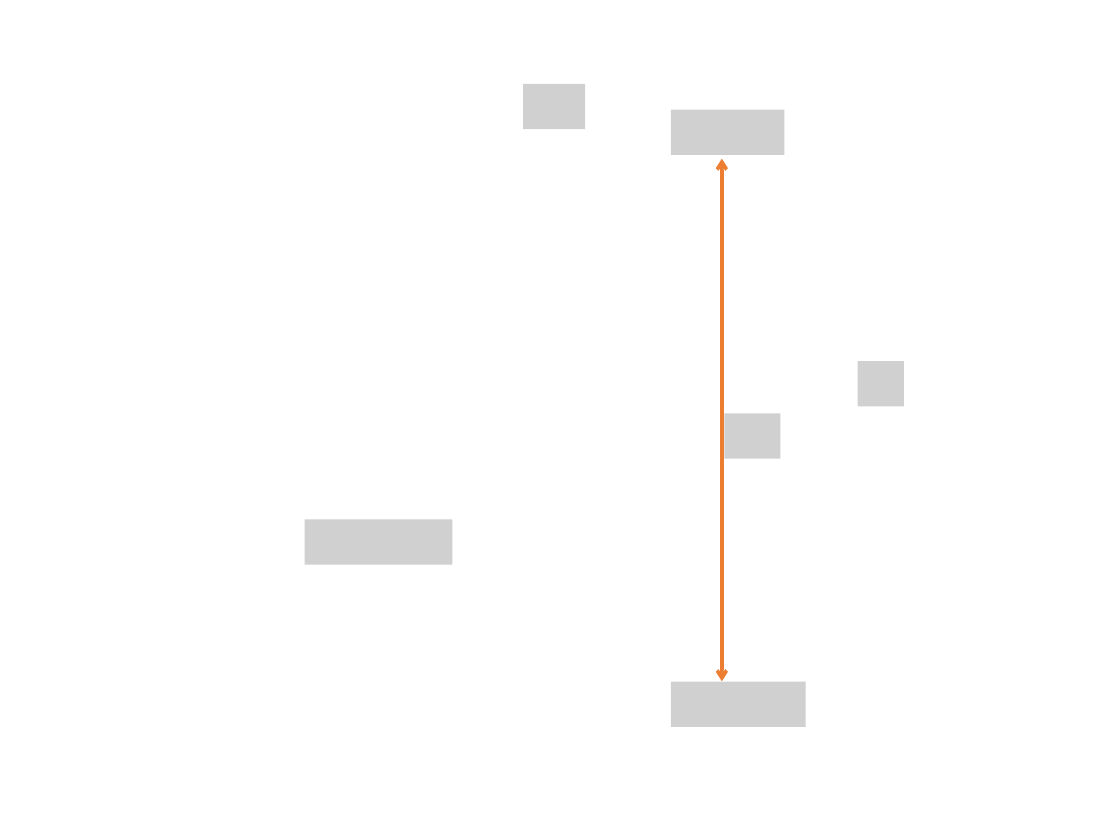
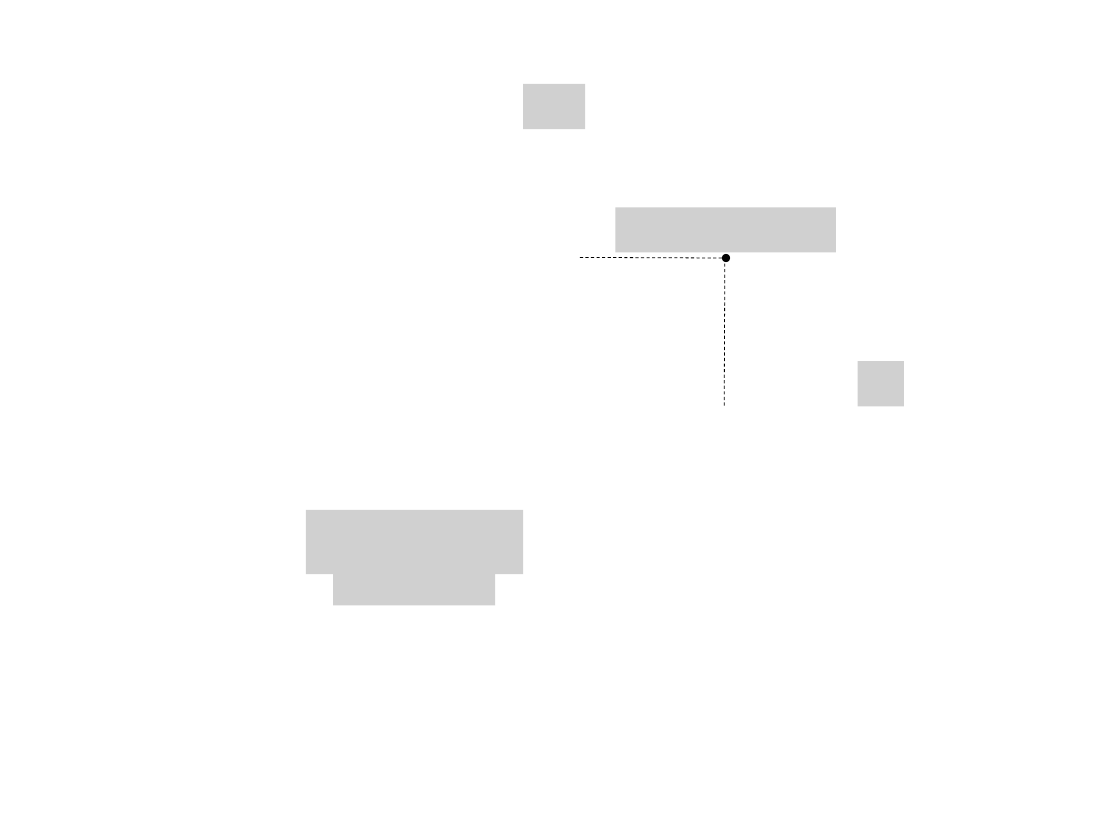
Before and after one commit to answeredbyablemind/answeredbyablemind.github.io, a slide deck: slide 3 of pics/2019-08-12_Laplace_Transform/pics.pptx. Drawn at 1120x840 pixels with LibreOffice and Linux fonts; fonts in the diff are those of the drawing; grey boxes stand for pictures; background and template pictures are left out. Boxes give left, top, right and bottom in pixels: in the first picture for what was removed or moved away, otherwise in the second. Text is boxed around its words. In the diff, an @@ line names an element or a change of style, - is before the commit and + after.

```diff
--- a/pics/2019-08-12_Laplace_Transform/pics.pptx
+++ b/pics/2019-08-12_Laplace_Transform/pics.pptx
@@ picture removed at (671, 110, 784, 155) @@
@@ double arrow removed from (722, 159) to (722, 681) @@
@@ picture added at (616, 207, 837, 252) @@
@@ line added from (722, 258) to (579, 258), #000000 0.5 pt dashed @@
@@ ellipse added at (722, 254, 730, 262), fill #000000 @@
@@ line added from (725, 263) to (725, 407), #000000 0.5 pt dashed @@
@@ picture removed at (725, 413, 781, 458) @@
@@ picture: place and size @@
-picture at (305, 520, 452, 564)
+picture at (306, 510, 523, 573)
@@ picture added at (333, 560, 495, 605) @@
@@ picture removed at (671, 682, 805, 727) @@
```
Also in this commit, not shown: 2 other files.
